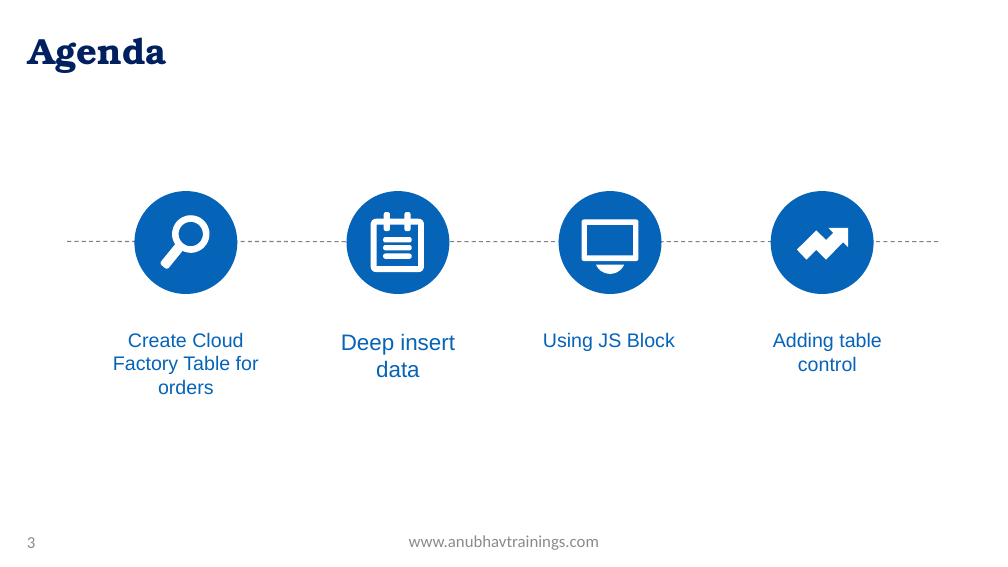
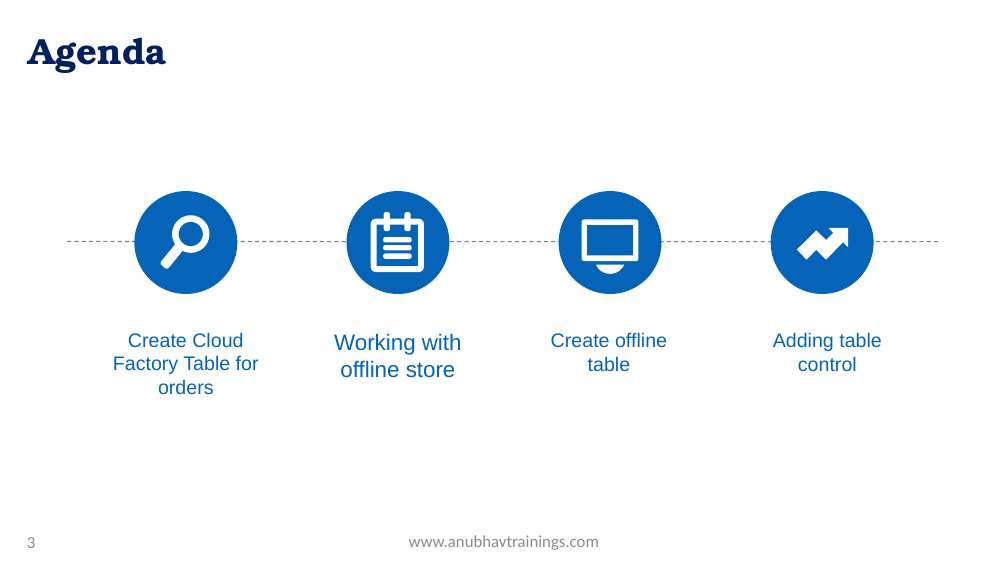
Before and after one commit to soyuztechnologies/SAP_Build_End_to_End, a slide deck: slide 3 of Day 28/SAP Build Training Day 28.pptx. Drawn at 1008x567 pixels with LibreOffice and Linux fonts; fonts in the diff are those of the drawing; background and template pictures are left out. Boxes give left, top, right and bottom in pixels: in the first picture for what was removed or moved away, otherwise in the second. Text is boxed around its words. In the diff, an @@ line names an element or a change of style, - is before the commit and + after.

```diff
--- a/Day 28/SAP Build Training Day 28.pptx
+++ b/Day 28/SAP Build Training Day 28.pptx
@@ text at (x1=334, y1=333, x2=462, y2=378): text changed @@
-Deep insert data
+Working with offline store
@@ text at (x1=551, y1=332, x2=667, y2=372): text changed @@
-Using JS Block
+Create offline table
```
Also in this commit, not shown: 1 other slide changed, 3 slides added, 3 other files.
